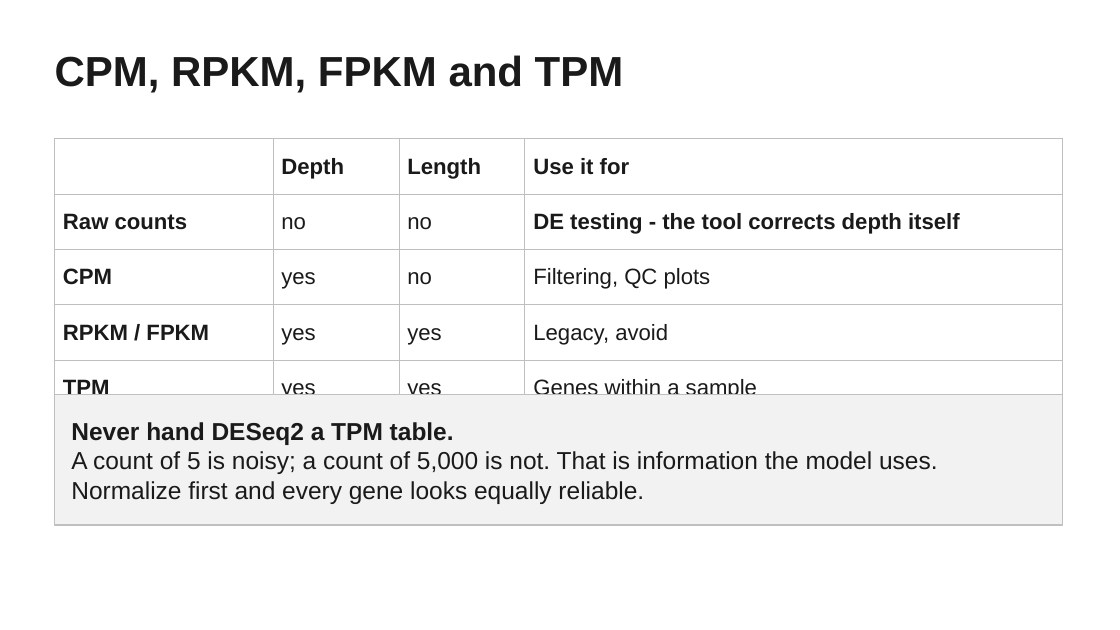
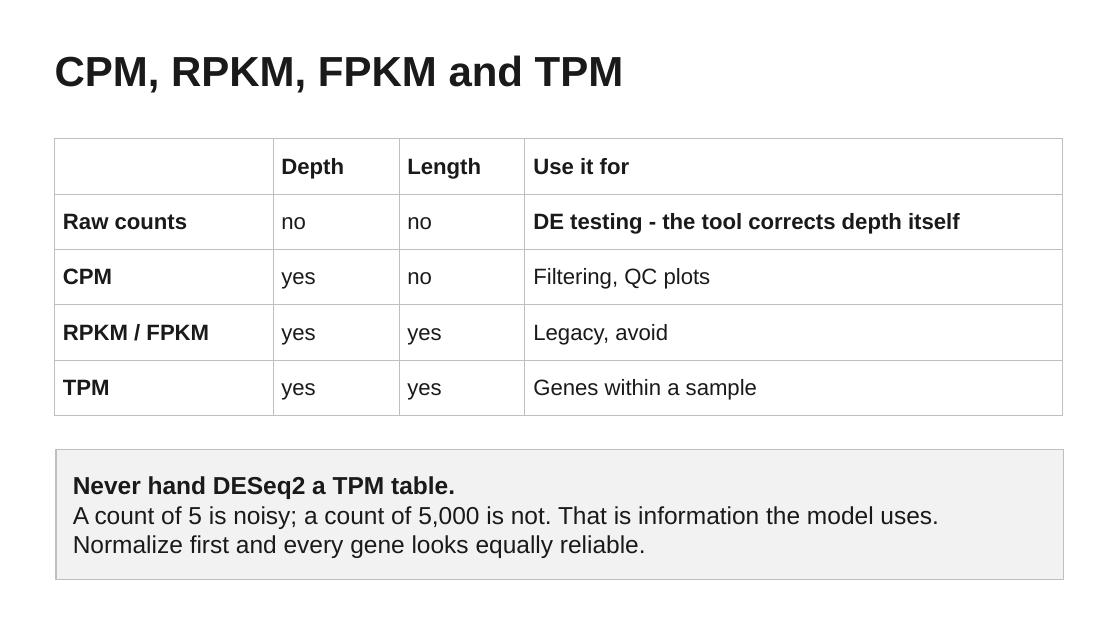
Before and after one commit to savannahmwesigwa/bulk-rnaseq-course, a slide deck: slide 16 of slides/bulk_rnaseq_tutorial.pptx. Drawn at 1120x630 pixels with LibreOffice and Linux fonts; fonts in the diff are those of the drawing. Boxes give left, top, right and bottom in pixels: in the first picture for what was removed or moved away, otherwise in the second. Text is boxed around its words. In the diff, an @@ line names an element or a change of style, - is before the commit and + after.

```diff
--- a/slides/bulk_rnaseq_tutorial.pptx
+++ b/slides/bulk_rnaseq_tutorial.pptx
@@ table: place and size @@
-table at [55, 139, 1063, 399]
+table at [55, 139, 1063, 416]
@@ rectangle: place and size @@
-rectangle at [55, 395, 1063, 525]
+rectangle at [56, 450, 1065, 580]
@@ text "Never hand DESeq2 a TPM ...": place and size @@
-text "Never hand DESeq2 a TPM ..." at [71, 422, 938, 504]
+text "Never hand DESeq2 a TPM ..." at [73, 476, 939, 558]
```
Also in this commit, not shown: 15 other slides changed, 3 other files.
